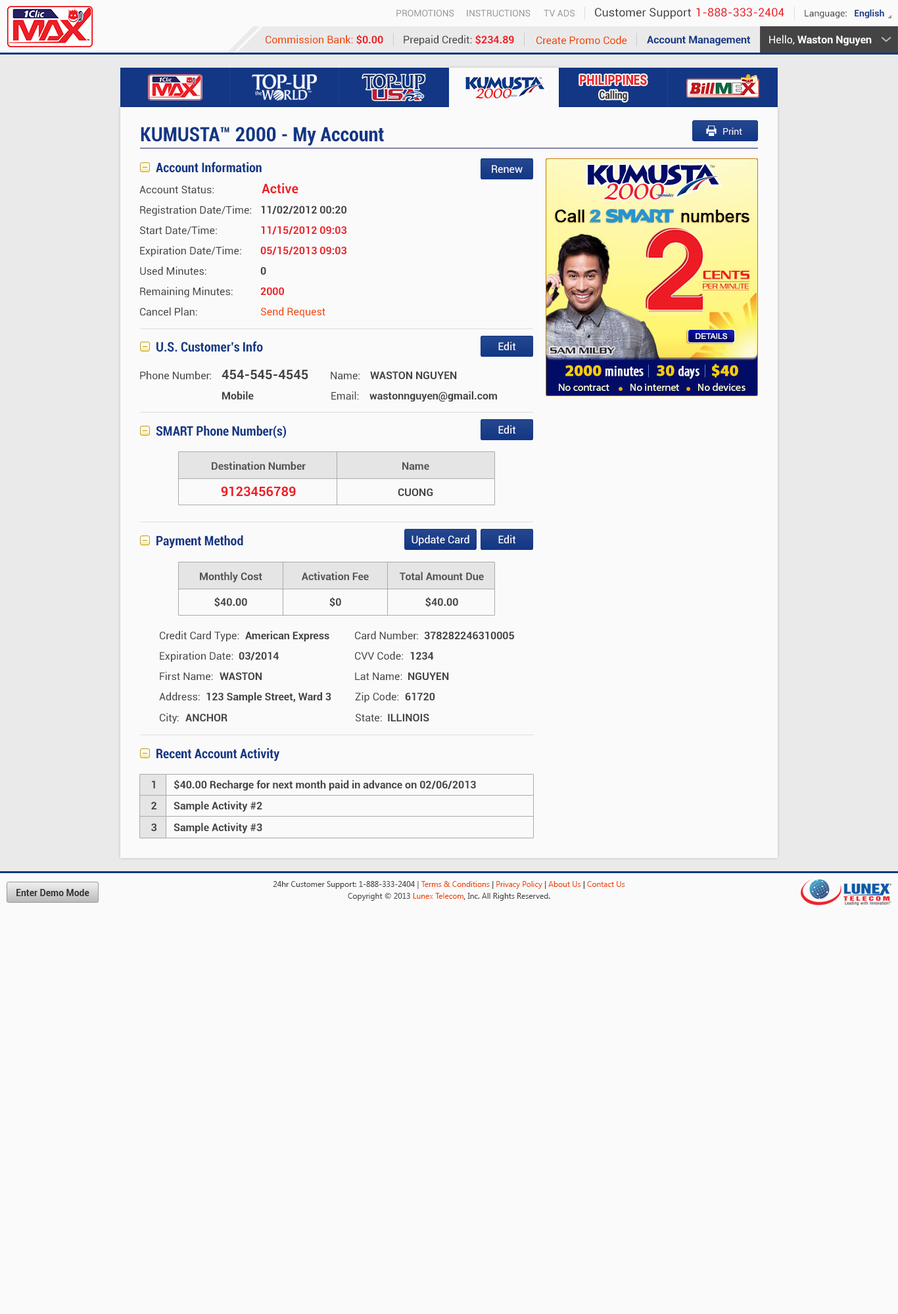
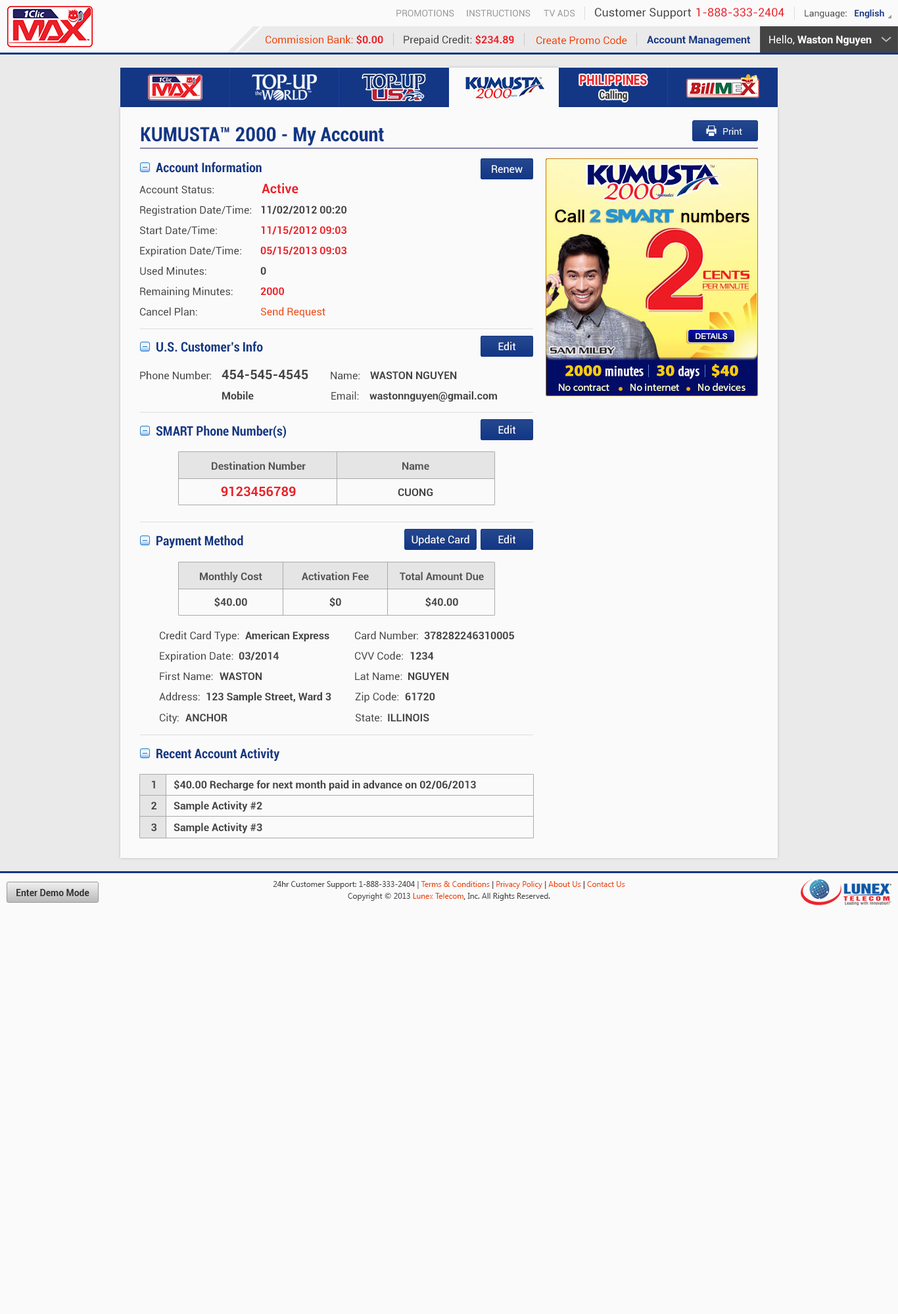
Comparing the layer stacks of the two 898 × 1314 images. Changes:
painted on "collapse" (1st of 5, in "body" › "content" › "form" › "accinfo") over [left=139, top=162, right=150, bottom=173]
painted on "collapse" (2nd of 5, in "body" › "content" › "form" › "custinfo") over [left=139, top=341, right=150, bottom=352]
painted on "collapse" (3rd of 5, in "body" › "content" › "form" › "smart") over [left=139, top=425, right=150, bottom=436]
painted on "collapse" (4th of 5, in "body" › "content" › "form" › "payment") over [left=139, top=535, right=150, bottom=546]
painted on "collapse" (5th of 5, in "body" › "content" › "form" › "history") over [left=139, top=748, right=150, bottom=759]
